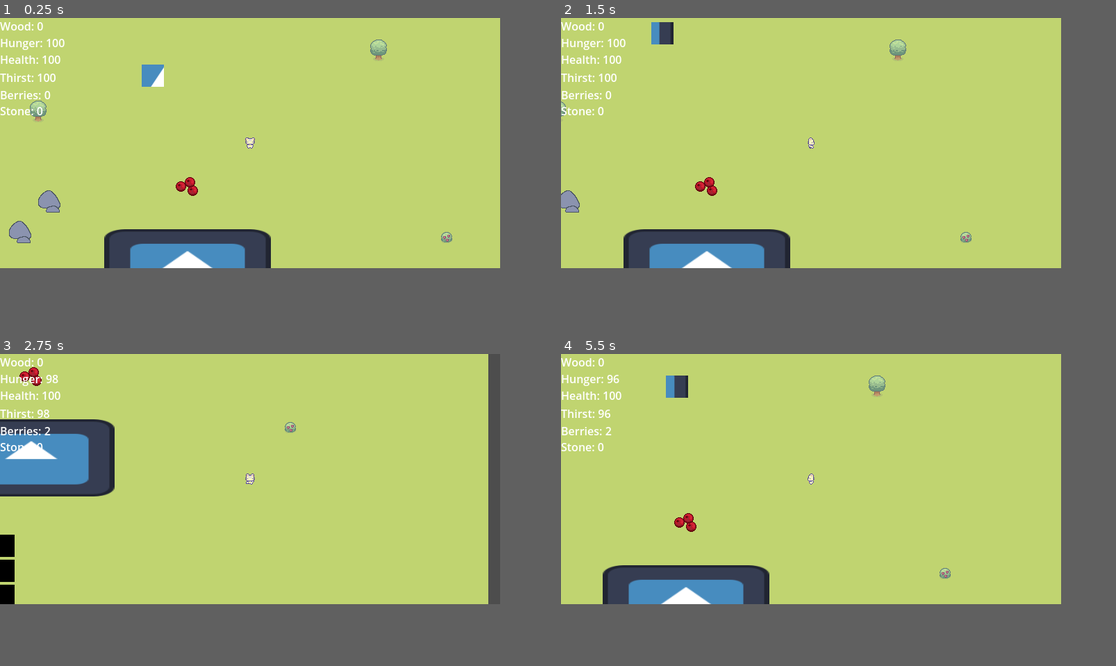
Above: before the commit, frames 1-4 (two rows, left to right).
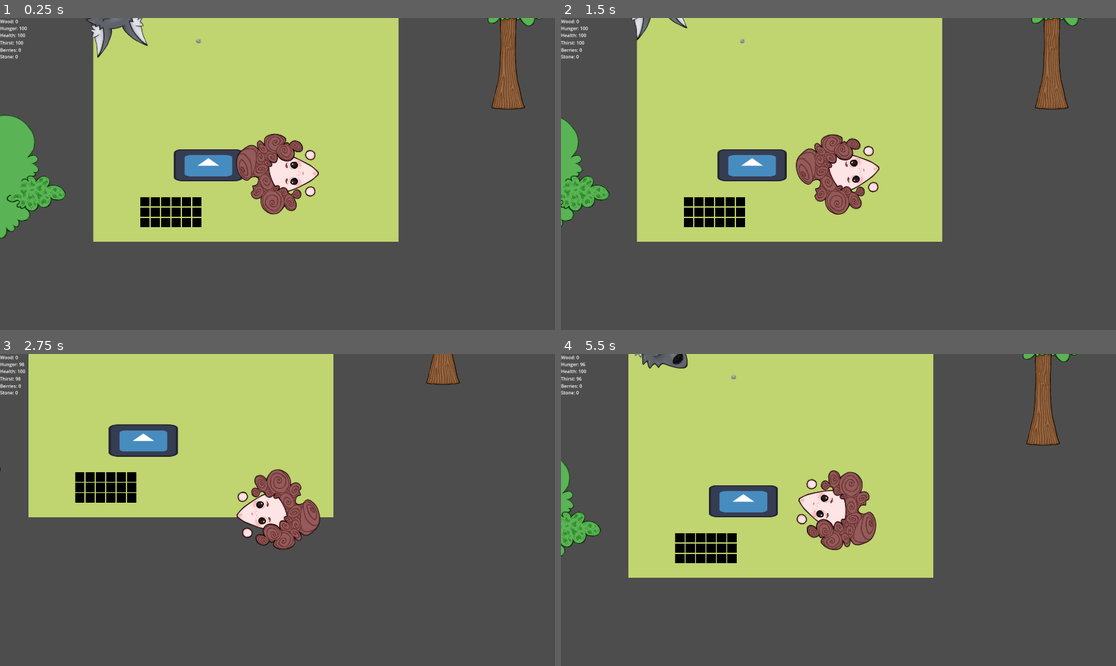
Above: after the commit, the same moments.

Repository: 7riciu/survival-game
Game: Godot game, scene res://scenes/game.tscn
Same seed, same stepped clock (60 frames per second), same inputs: the game is played once before the commit and once after it. The engine's default icon, where the game draws it, is replaced by a stand-in: a white triangle on a blue panel in a dark square.
Inputs (mouse positions are in pixels of both pictures, inside the frame that each line leads up to):
- Up to frame 1 (0.25 s): no input
- Up to frame 2 (1.5 s): click (694, 164) at 0.52 s; tap Enter at 1.25 s; move the mouse to (921, 130) at 1.27 s; hold Right (right) from 1.28 s (still down); tap E (e) at 1.35 s; click (921, 130) at 1.42 s
- Up to frame 3 (2.75 s): move the mouse to (149, 491) at 2.02 s; release Right (right) at 2.03 s; hold Down (down) from 2.03 s (still down); click (149, 491) at 2.1 s; tap E (e) at 2.3 s
- Up to frame 4 (5.5 s): move the mouse to (860, 422) at 2.77 s; release Down (down) at 2.78 s; hold Right (right) 2.78-3.53 s; tap E (e) at 2.85, 3.8, 4.55, 5.1 s; click (860, 422) at 2.92 s; move the mouse to (788, 528) at 3.52 s; hold Up (up) 3.53-4.28 s; tap Alt at 3.6 s; click (788, 528) at 3.67 s; move the mouse to (960, 516) at 4.27 s; hold Left (left) from 4.28 s (still down); tap Shift at 4.35 s; click (960, 516) at 4.42 s; move the mouse to (660, 441) at 5.02 s; click (660, 441) at 5.17 s
In our replay, the window is 720x360 before the commit and 799x449 after it. These sizes can differ from the game's own. Grey fills any space a smaller window leaves; there, only what the larger window draws over its background counts as a difference.

The runs differ from the first frame. In frame 1, 40% of the frame differs, in the area x 0-98%, y 0-81%; in frame 2, 39%; in frame 3, 49%, in the area x 0-88%, y 0-81%; in frame 4, 39%.

Commit message:
Added new assets, made the player sprite point towards the mouse and the wolf rotate properly

Diff:
--- a/project.godot
+++ b/project.godot
@@ -17,8 +17,8 @@
 
 [display]
 
-window/size/viewport_width=720
-window/size/viewport_height=360
+window/size/viewport_width=1920
+window/size/viewport_height=1080
 window/root_node_auto_translate=true
 
 [editor_plugins]
--- a/scenes/game.tscn
+++ b/scenes/game.tscn
@@ -11,10 +11,8 @@
 [ext_resource type="Texture2D" uid="uid://cwxe8t4ukc8vk" path="res://images/Sprout Lands - Sprites - Basic pack/Tilesets/Tilled_Dirt_Wide.png" id="5_ir15t"]
 [ext_resource type="PackedScene" uid="uid://ckwvuyrgnghru" path="res://scenes/bush.tscn" id="5_iywne"]
 [ext_resource type="Texture2D" uid="uid://cc4mx1mjc14em" path="res://images/Sprout Lands - Sprites - Basic pack/Tilesets/Tilled_Dirt_Wide_v2.png" id="6_ca42v"]
-[ext_resource type="PackedScene" uid="uid://cg2ibf6tctsqv" path="res://scenes/small_rock.tscn" id="13_kvuet"]
 [ext_resource type="PackedScene" uid="uid://cg8nq1md32ss0" path="res://scenes/inventory.tscn" id="13_trtic"]
-[ext_resource type="PackedScene" uid="uid://rpaxtffl7ohy" path="res://scenes/berry.tscn" id="14_trtic"]
-[ext_resource type="PackedScene" uid="uid://8shn8hwalmlg" path="res://scenes/woolf.tscn" id="15_ir15t"]
+[ext_resource type="PackedScene" uid="uid://8shn8hwalmlg" path="res://scenes/wolf.tscn" id="15_ir15t"]
 
 [sub_resource type="TileSetAtlasSource" id="TileSetAtlasSource_rysoc"]
 texture = ExtResource("1_kvpfn")
@@ -470,35 +468,23 @@
 layer_0/tile_data = PackedInt32Array(917515, 65536, 1, 983051, 65536, 1, 1048587, 65536, 1, 1114123, 65536, 1, 1179659, …(61159 unchanged characters)…
 
 [node name="tree" parent="." instance=ExtResource("2_yqjtg")]
-position = Vector2(737, 189)
+position = Vector2(1517, -57)
 
 [node name="UI" parent="." instance=ExtResource("3_lnu2h")]
 
 [node name="tree2" parent="." instance=ExtResource("2_yqjtg")]
-position = Vector2(247, 277)
+position = Vector2(-309, 678)
 
 [node name="lake" parent="." instance=ExtResource("2_lbhrr")]
 position = Vector2(358, 463)
 
-[node name="bush" parent="." instance=ExtResource("5_iywne")]
-position = Vector2(835, 459)
-
 [node name="player" parent="." instance=ExtResource("1_uwrxv")]
-position = Vector2(552, 323)
+position = Vector2(701, 533)
 
 [node name="Camera2D" type="Camera2D" parent="player"]
 
 [node name="bush2" parent="." instance=ExtResource("5_iywne")]
 position = Vector2(428, 73)
-
-[node name="small_rock" parent="." instance=ExtResource("13_kvuet")]
-position = Vector2(221, 451)
-
-[node name="small_rock2" parent="." instance=ExtResource("13_kvuet")]
-position = Vector2(263, 407)
-
-[node name="small_rock3" parent="." instance=ExtResource("13_kvuet")]
-position = Vector2(161, 482)
 
 [node name="Inventory" parent="." instance=ExtResource("13_trtic")]
 offset_left = 226.0
@@ -506,8 +492,5 @@
 offset_right = 266.0
 offset_bottom = 653.0
 
-[node name="berry" parent="." instance=ExtResource("14_trtic")]
-position = Vector2(461, 385)
-
 [node name="woolf" parent="." instance=ExtResource("15_ir15t")]
-position = Vector2(415, 238)
+position = Vector2(139, -1)
--- /dev/null
+++ b/scenes/meat.tscn
@@ -0,0 +1,31 @@
+[gd_scene load_steps=6 format=3 uid="uid://xgihdsitiw16"]
+
+[ext_resource type="Script" uid="uid://bpsnf5rsplhrg" path="res://scripts/meat.gd" id="1_5xyno"]
+[ext_resource type="Texture2D" uid="uid://b01urd2n1nbaw" path="res://assets/berry holder.png" id="1_omtcd"]
+
+[sub_resource type="AtlasTexture" id="AtlasTexture_5xyno"]
+atlas = ExtResource("1_omtcd")
+region = Rect2(0, 0, 32, 32)
+
+[sub_resource type="SpriteFrames" id="SpriteFrames_jh885"]
+animations = [{
+"frames": [{
+"duration": 1.0,
+"texture": SubResource("AtlasTexture_5xyno")
+}],
+"loop": true,
+"name": &"default",
+"speed": 5.0
+}]
+
+[sub_resource type="CircleShape2D" id="CircleShape2D_df1yr"]
+radius = 25.079872
+
+[node name="meat" type="Area2D"]
+script = ExtResource("1_5xyno")
+
+[node name="AnimatedSprite2D" type="AnimatedSprite2D" parent="."]
+sprite_frames = SubResource("SpriteFrames_jh885")
+
+[node name="CollisionShape2D" type="CollisionShape2D" parent="."]
+shape = SubResource("CircleShape2D_df1yr")
--- a/scenes/player.tscn
+++ b/scenes/player.tscn
@@ -1,7 +1,12 @@
-[gd_scene load_steps=29 format=3 uid="uid://q2x0ajymmhdw"]
+[gd_scene load_steps=32 format=3 uid="uid://q2x0ajymmhdw"]
 
 [ext_resource type="Script" uid="uid://buio8tajyq2bw" path="res://scripts/player.gd" id="1_g2els"]
 [ext_resource type="Texture2D" uid="uid://7q7uaxxhjjde" path="res://assets/Sprout Lands - Sprites - Basic pack/Characters/Basic Charakter Spritesheet.png" id="2_g2els"]
+[ext_resource type="Texture2D" uid="uid://6gd71ohem3qi" path="res://assets/player.png" id="2_qhqgy"]
+
+[sub_resource type="AtlasTexture" id="AtlasTexture_ujl30"]
+atlas = ExtResource("2_qhqgy")
+region = Rect2(0, 0, 281, 289)
 
 [sub_resource type="AtlasTexture" id="AtlasTexture_qhqgy"]
 atlas = ExtResource("2_g2els")
@@ -103,6 +108,14 @@
 animations = [{
 "frames": [{
 "duration": 1.0,
+"texture": SubResource("AtlasTexture_ujl30")
+}],
+"loop": true,
+"name": &"idle",
+"speed": 5.0
+}, {
+"frames": [{
+"duration": 1.0,
 "texture": SubResource("AtlasTexture_qhqgy")
 }, {
 "duration": 1.0,
@@ -214,17 +227,27 @@
 "speed": 10.0
 }]
 
-[sub_resource type="RectangleShape2D" id="RectangleShape2D_dqkch"]
-size = Vector2(12, 16)
+[sub_resource type="CapsuleShape2D" id="CapsuleShape2D_31cv2"]
+radius = 88.0
+height = 192.0
+
+[sub_resource type="CapsuleShape2D" id="CapsuleShape2D_pf23h"]
+radius = 106.44483
+height = 212.88966
 
 [node name="player" type="CharacterBody2D" groups=["player"]]
 script = ExtResource("1_g2els")
 
 [node name="AnimatedSprite2D" type="AnimatedSprite2D" parent="."]
 sprite_frames = SubResource("SpriteFrames_qhqgy")
-animation = &"walk_up"
-autoplay = "idle_down"
-frame_progress = 0.23479554
+animation = &"idle"
+autoplay = "idle"
 
 [node name="CollisionShape2D" type="CollisionShape2D" parent="."]
-shape = SubResource("RectangleShape2D_dqkch")
+position = Vector2(2, 48)
+shape = SubResource("CapsuleShape2D_31cv2")
+
+[node name="CollisionShape2D2" type="CollisionShape2D" parent="."]
+rotation = 0.05714403
+scale = Vector2(-1.2000015, 1.0392979)
+shape = SubResource("CapsuleShape2D_pf23h")
--- a/scenes/tree.tscn
+++ b/scenes/tree.tscn
@@ -2,11 +2,11 @@
 
 [ext_resource type="Script" uid="uid://b14q6xat7qq7e" path="res://scripts/tree.gd" id="1_viusy"]
 [ext_resource type="Script" uid="uid://bc2adrf0n3fs0" path="res://scripts/tree_area.gd" id="1_vplca"]
-[ext_resource type="Texture2D" uid="uid://bws0ebigjymbv" path="res://images/Sprout Lands - Sprites - Basic pack/Objects/tree.png" id="2_viusy"]
+[ext_resource type="Texture2D" uid="uid://l45r7tdvgdv6" path="res://assets/tree.png" id="2_viusy"]
 
 [sub_resource type="AtlasTexture" id="AtlasTexture_qd6xs"]
 atlas = ExtResource("2_viusy")
-region = Rect2(0, 0, 32, 32)
+region = Rect2(0, 0, 555, 737)
 
 [sub_resource type="SpriteFrames" id="SpriteFrames_ake3r"]
 animations = [{
@@ -20,10 +20,10 @@
 }]
 
 [sub_resource type="RectangleShape2D" id="RectangleShape2D_dmmp0"]
-size = Vector2(32, 32)
+size = Vector2(114, 110)
 
 [sub_resource type="RectangleShape2D" id="RectangleShape2D_m26wl"]
-size = Vector2(148, 118)
+size = Vector2(368, 337)
 
 [node name="tree" type="CharacterBody2D" groups=["tree"]]
 script = ExtResource("1_viusy")
@@ -32,10 +32,12 @@
 sprite_frames = SubResource("SpriteFrames_ake3r")
 
 [node name="CollisionShape2D" type="CollisionShape2D" parent="."]
+position = Vector2(-18, 310)
 shape = SubResource("RectangleShape2D_dmmp0")
 
 [node name="Area2D" type="Area2D" parent="."]
 script = ExtResource("1_vplca")
 
 [node name="CollisionShape2D" type="CollisionShape2D" parent="Area2D"]
+position = Vector2(-18, 310)
 shape = SubResource("RectangleShape2D_m26wl")
--- /dev/null
+++ b/scenes/wolf.tscn
@@ -0,0 +1,44 @@
+[gd_scene load_steps=8 format=3 uid="uid://8shn8hwalmlg"]
+
+[ext_resource type="Script" uid="uid://cydihsb2aaw1b" path="res://scripts/wolf.gd" id="1_aknat"]
+[ext_resource type="Texture2D" uid="uid://cv17qeoo6hk5o" path="res://assets/wolf.png" id="2_3a5b2"]
+[ext_resource type="Script" uid="uid://b1nev2ckha303" path="res://scripts/wolf_area.gd" id="3_2isy7"]
+
+[sub_resource type="AtlasTexture" id="AtlasTexture_aexq3"]
+atlas = ExtResource("2_3a5b2")
+region = Rect2(0, 0, 198, 255)
+
+[sub_resource type="SpriteFrames" id="SpriteFrames_7x8og"]
+animations = [{
+"frames": [{
+"duration": 1.0,
+"texture": SubResource("AtlasTexture_aexq3")
+}],
+"loop": true,
+"name": &"idle",
+"speed": 5.0
+}]
+
+[sub_resource type="CapsuleShape2D" id="CapsuleShape2D_l0rve"]
+radius = 86.0
+height = 240.0
+
+[sub_resource type="CircleShape2D" id="CircleShape2D_mf2yl"]
+radius = 351.1638
+
+[node name="woolf" type="CharacterBody2D" groups=["woolf", "woolf_fur"]]
+script = ExtResource("1_aknat")
+
+[node name="AnimatedSprite2D" type="AnimatedSprite2D" parent="."]
+sprite_frames = SubResource("SpriteFrames_7x8og")
+animation = &"idle"
+autoplay = "idle"
+
+[node name="CollisionShape2D" type="CollisionShape2D" parent="."]
+shape = SubResource("CapsuleShape2D_l0rve")
+
+[node name="Area2D" type="Area2D" parent="."]
+script = ExtResource("3_2isy7")
+
+[node name="CollisionShape2D" type="CollisionShape2D" parent="Area2D"]
+shape = SubResource("CircleShape2D_mf2yl")
--- /dev/null
+++ b/scenes/wolf_fur.tscn
@@ -0,0 +1,33 @@
+[gd_scene load_steps=6 format=3 uid="uid://cf3iyxgclpl0n"]
+
+[ext_resource type="Script" uid="uid://beuxmtklqqk3e" path="res://scripts/wolf_fur.gd" id="1_sh185"]
+[ext_resource type="Texture2D" uid="uid://yaspxpxwslyk" path="res://assets/log holder.png" id="2_02s42"]
+
+[sub_resource type="AtlasTexture" id="AtlasTexture_ve033"]
+atlas = ExtResource("2_02s42")
+region = Rect2(0, 0, 32, 32)
+
+[sub_resource type="SpriteFrames" id="SpriteFrames_loees"]
+animations = [{
+"frames": [{
+"duration": 1.0,
+"texture": SubResource("AtlasTexture_ve033")
+}],
+"loop": true,
+"name": &"default",
+"speed": 5.0
+}]
+
+[sub_resource type="CircleShape2D" id="CircleShape2D_ntyq6"]
+radius = 20.024984
+
+[node name="woolf_fur" type="Area2D"]
+script = ExtResource("1_sh185")
+item_name = "Fur"
+icon = ExtResource("2_02s42")
+
+[node name="AnimatedSprite2D" type="AnimatedSprite2D" parent="."]
+sprite_frames = SubResource("SpriteFrames_loees")
+
+[node name="CollisionShape2D" type="CollisionShape2D" parent="."]
+shape = SubResource("CircleShape2D_ntyq6")
--- a/scenes/woolf.tscn
+++ /dev/null
@@ -1,64 +0,0 @@
-[gd_scene load_steps=11 format=3 uid="uid://8shn8hwalmlg"]
-
-[ext_resource type="Texture2D" uid="uid://cqnp1wptgmldb" path="res://icon.svg" id="1_605r5"]
-[ext_resource type="Script" uid="uid://cydihsb2aaw1b" path="res://scripts/woolf.gd" id="1_aknat"]
-[ext_resource type="Script" uid="uid://b1nev2ckha303" path="res://scripts/woolf_area.gd" id="3_2isy7"]
-
-[sub_resource type="AtlasTexture" id="AtlasTexture_aknat"]
-atlas = ExtResource("1_605r5")
-region = Rect2(0, 32, 32, 32)
-
-[sub_resource type="AtlasTexture" id="AtlasTexture_2isy7"]
-atlas = ExtResource("1_605r5")
-region = Rect2(32, 32, 32, 32)
-
-[sub_resource type="AtlasTexture" id="AtlasTexture_30u01"]
-atlas = ExtResource("1_605r5")
-region = Rect2(64, 32, 32, 32)
-
-[sub_resource type="AtlasTexture" id="AtlasTexture_xvnyu"]
-atlas = ExtResource("1_605r5")
-region = Rect2(96, 32, 32, 32)
-
-[sub_resource type="SpriteFrames" id="SpriteFrames_7x8og"]
-animations = [{
-"frames": [{
-"duration": 1.0,
-"texture": SubResource("AtlasTexture_aknat")
-}, {
-"duration": 1.0,
-"texture": SubResource("AtlasTexture_2isy7")
-}, {
-"duration": 1.0,
-"texture": SubResource("AtlasTexture_30u01")
-}, {
-"duration": 1.0,
-"texture": SubResource("AtlasTexture_xvnyu")
-}],
-"loop": true,
-"name": &"idle",
-"speed": 5.0
-}]
-
-[sub_resource type="RectangleShape2D" id="RectangleShape2D_4xyg2"]
-size = Vector2(32, 32)
-
-[sub_resource type="RectangleShape2D" id="RectangleShape2D_2isy7"]
-size = Vector2(138, 132)
-
-[node name="woolf" type="CharacterBody2D" groups=["woolf"]]
-script = ExtResource("1_aknat")
-
-[node name="AnimatedSprite2D" type="AnimatedSprite2D" parent="."]
-sprite_frames = SubResource("SpriteFrames_7x8og")
-animation = &"idle"
-autoplay = "idle"
-
-[node name="CollisionShape2D" type="CollisionShape2D" parent="."]
-shape = SubResource("RectangleShape2D_4xyg2")
-
-[node name="Area2D" type="Area2D" parent="."]
-script = ExtResource("3_2isy7")
-
-[node name="CollisionShape2D" type="CollisionShape2D" parent="Area2D"]
-shape = SubResource("RectangleShape2D_2isy7")
--- /dev/null
+++ b/scripts/meat.gd
@@ -0,0 +1,16 @@
+extends Area2D
+
+@export var item_name: String = ""
+@export var icon: Texture2D
+@export var is_stackable: bool = true
+
+var amount = 0
+
+func _ready() -> void:
+	add_to_group("items")
+	self.body_entered.connect(on_body_entered)
+
+func on_body_entered(body):
+	if body.is_in_group("player"):
+		body.pick_up_item(self)
+		queue_free()
--- a/scripts/player.gd
+++ b/scripts/player.gd
@@ -33,27 +33,11 @@
 
 	velocity = direction * speed
 	move_and_slide()
-	update_animation(direction)
 
-func update_animation(direction):
-	if direction == Vector2.ZERO:
-		match anim.animation:
-			"walk_right": anim.animation = "idle_right"
-			"walk_left": anim.animation = "idle_left"
-			"walk_up": anim.animation = "idle_up"
-			"walk_down": anim.animation = "idle_down"
-		return
+	var mouse_pos = get_global_mouse_position()
+	var dir = mouse_pos - global_position
 
-	if abs(direction.x) > abs(direction.y):
-		if direction.x > 0:
-			anim.animation = "walk_right"
-		else:
-			anim.animation = "walk_left"
-	else:
-		if direction.y > 0:
-			anim.animation = "walk_down"
-		else:
-			anim.animation = "walk_up"
+	self.rotation = dir.angle() + deg_to_rad(-90)
 
 func hunger_decrese():
 	while hunger <= 100 and hunger > 0:
--- a/scripts/woolf.gd
+++ b/scripts/wolf.gd
@@ -2,6 +2,8 @@
 
 @onready var player = get_tree().get_first_node_in_group("player")
 @onready var woolf_area = $Area2D
+@onready var fur_scene: PackedScene = preload("res://scenes/wolf_fur.tscn")
+@onready var meat_scene: PackedScene = preload("res://scenes/meat.tscn")
 
 var health = 100
 var speed = 50
@@ -24,25 +26,29 @@
 	if woolf_area.can_attack and Input.is_action_just_pressed("click"):
 			health -= player.sword_power
 	if health <= 0:
+		var fur = fur_scene.instantiate()
+		var meat = meat_scene.instantiate()
+		fur.global_position = self.global_position
+		meat.global_position = self.global_position + Vector2(10, 0)
+		get_tree().current_scene.add_child(fur)
+		get_tree().current_scene.add_child(meat)
 		queue_free()
 
 func chase_player():
 	if target_player == null:
 		return
-
 	var direction = (target_player.global_position - global_position).normalized()
 	velocity = direction * speed * 1.3
+	self.rotation = direction.angle() + deg_to_rad(-90)
 	move_and_slide()
 
 func wander(delta):
 	timer -= delta
-
 	if timer <= 0:
 		timer = wander_change_time
 		wander_direction = Vector2(randf_range(-1, 1), randf_range(-1, 1)).normalized()
-
 	if global_position.distance_to(home_position) > wander_radius:
 		wander_direction = (home_position - global_position).normalized()
-
 	velocity = wander_direction * speed
 	move_and_slide()
+	self.rotation = wander_direction.angle() + deg_to_rad(-90)
--- /dev/null
+++ b/scripts/wolf_fur.gd
@@ -0,0 +1,16 @@
+extends Area2D
+
+@export var item_name: String = ""
+@export var icon: Texture2D
+@export var is_stackable: bool = true
+
+var amount = 0
+
+func _ready() -> void:
+	add_to_group("items")
+	self.body_entered.connect(on_body_entered)
+
+func on_body_entered(body):
+	if body.is_in_group("player"):
+		body.pick_up_item(self)
+		queue_free()
Binary file added: assets/player.png
Not shown, added: assets/player.png.import
Binary file added: assets/tree.png
Not shown, added: assets/tree.png.import
Binary file added: assets/wolf.png
Not shown, added: assets/wolf.png.import
Not shown: 1 places in scenes/game.tscn that only renumber resources
Not shown, added: scripts/meat.gd.uid
Renamed: scripts/woolf.gd.uid -> scripts/wolf.gd.uid
Renamed: scripts/woolf_area.gd -> scripts/wolf_area.gd
Renamed: scripts/woolf_area.gd.uid -> scripts/wolf_area.gd.uid
Not shown, added: scripts/wolf_fur.gd.uid
